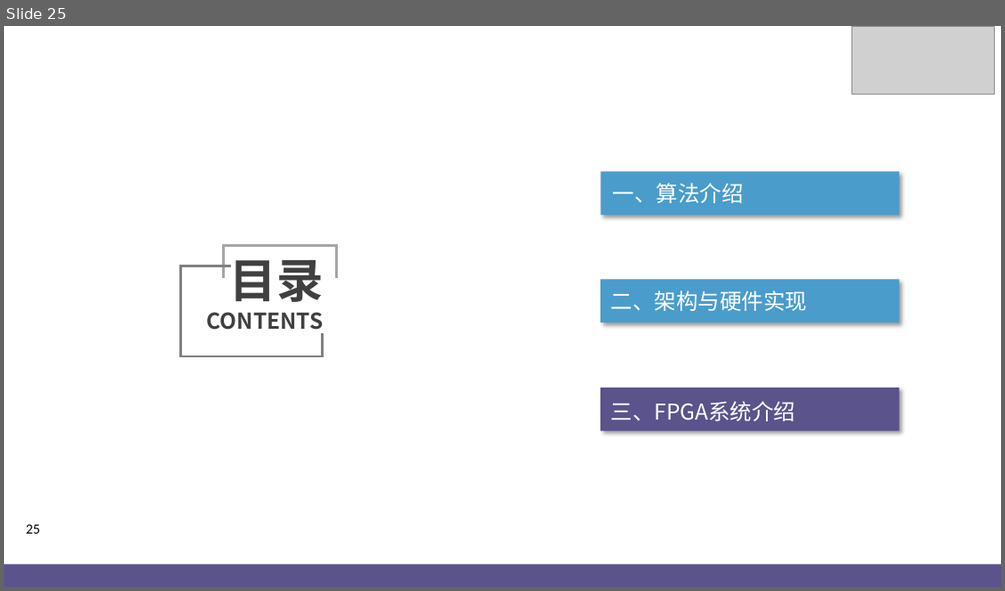
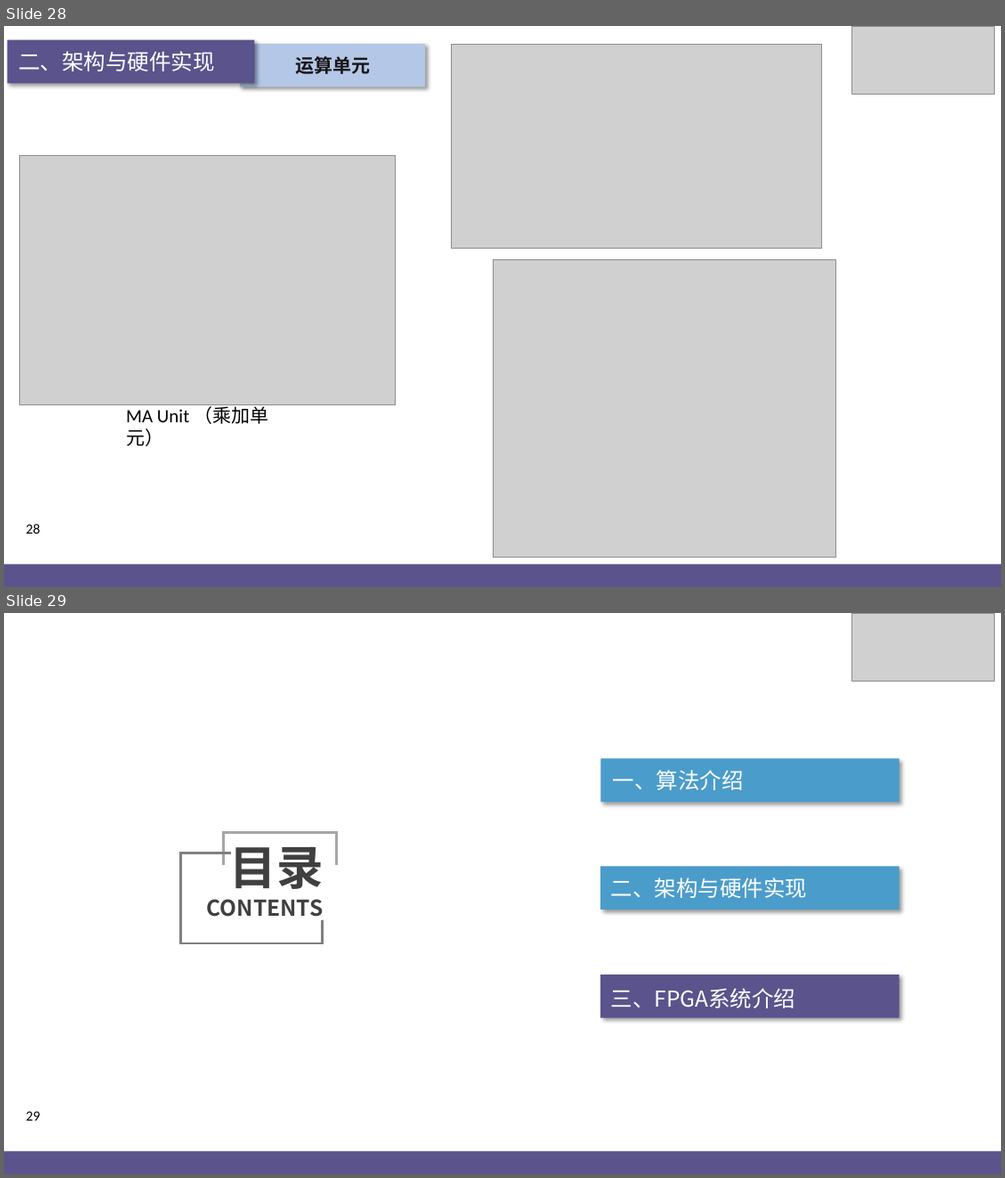
Before and after one commit to jjyy-Huang/LoG-UTE-RAISR-Doc, a slide deck: PPT.pptx. Shown one above the other, each under a label of ours: slide 25 before the commit, slides 28 and 29 after it. The pictures are 1005x591 and 1005x1178 pixels, drawn with LibreOffice and Linux fonts; fonts in the diff are those of the drawing; grey boxes stand for pictures; background and template pictures are left out. Boxes give left, top, right and bottom in pixels: in the first picture for what was removed or moved away, otherwise in the second. Text is boxed around its words. In the diff, an @@ line names an element or a change of style, - is before the commit and + after.

```diff
--- a/PPT.pptx
+++ b/PPT.pptx
@@ slide 28 added at [4, 26, 1001, 587], background picture (left out); not listed: 1 template element that a slide beside it also shows @@
@@ rectangle added at [7, 40, 254, 84], fill #5A538C @@
@@ text added at [18, 51, 215, 71], 21 pt, text #FFFFFF @@
+二、架构与硬件实现
@@ rectangle added at [241, 44, 426, 87], fill #B4C7E7, 18 pt, text #181717, bold @@
+运算单元
@@ picture added at [451, 45, 822, 248] @@
@@ picture added at [852, 26, 994, 94] @@
@@ picture added at [20, 155, 396, 405] @@
@@ picture added at [493, 259, 835, 557] @@
@@ text added at [126, 403, 268, 446], 18 pt, text #000000 @@
+MA Unit （乘加单元）
@@ rectangle added at [4, 564, 1001, 587], fill #5A538C @@
@@ what was slide 25 is now slide 29 @@
@@ page number at [26, 1111, 40, 1120]: text changed @@
-25
+29
```
Also in this commit, not shown: 2 slides changed, 5 other slides added, 2 other files.
